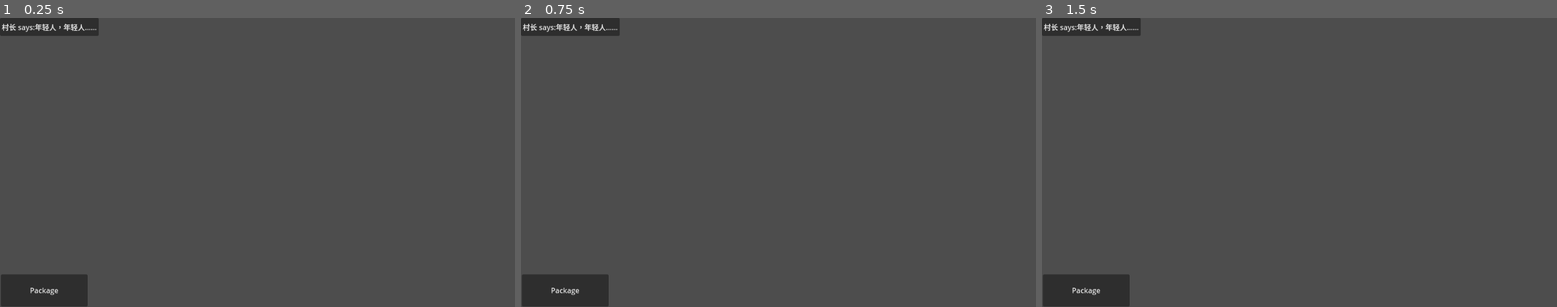
Above: before the commit, frames 1-3 (left to right).
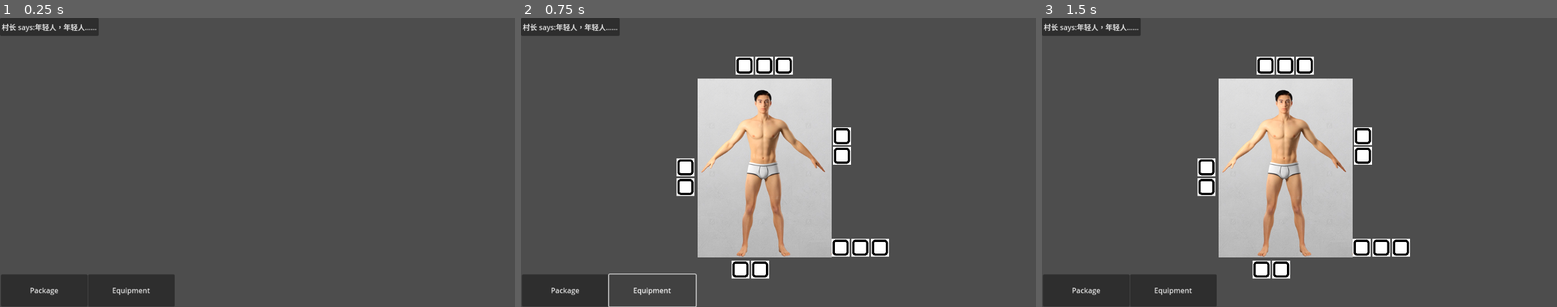
Above: after the commit, the same moments.

Repository: yunfengxs/gamer
Game: Godot game, scene res://game.tscn
Two runs of this game, one before a commit and one after it. Both use one fixed random seed, a clock stepped at 60 frames per second and the inputs below. The engine's default icon, where the game draws it, is replaced by a stand-in: a white triangle on a blue panel in a dark square.
Inputs (mouse positions are in pixels of both pictures, inside the frame that each line leads up to):
- Up to frame 1 (0.25 s): no input
- Up to frame 2 (0.75 s): click (654, 289) at 0.5 s, where only the run after the commit has a clickable "Equipment"
- Up to frame 3 (1.5 s): click (1361, 249) at 1.27 s

The runs differ from the first frame. In frame 1, 1.8% of the frame differs, in the area x 17-34%, y 88-100%; in frame 2, 19%; in frame 3, 20%, in the area x 17-72%, y 13-100%.

Commit message:
change equipment

Diff:
--- /dev/null
+++ b/StoryGame/equipment.tscn
@@ -0,0 +1,108 @@
+[gd_scene load_steps=3 format=3 uid="uid://baoooqki0qqhi"]
+
+[ext_resource type="Texture2D" uid="uid://7d3bf4gq44sf" path="res://people.png" id="1_u1orh"]
+[ext_resource type="Texture2D" uid="uid://bhvsryycg18n4" path="res://empty.png" id="2_iovgn"]
+
+[node name="Equipment" type="Control"]
+layout_mode = 3
+anchors_preset = 0
+
+[node name="TextureRect" type="TextureRect" parent="."]
+layout_mode = 0
+offset_left = 395.0
+offset_top = 136.0
+offset_right = 695.0
+offset_bottom = 537.0
+texture = ExtResource("1_u1orh")
+
+[node name="Control" type="Control" parent="."]
+anchors_preset = 0
+offset_left = 277.0
+offset_top = 55.0
+offset_right = 821.0
+offset_bottom = 589.0
+
+[node name="body" type="HBoxContainer" parent="Control"]
+layout_mode = 1
+anchors_preset = -1
+anchor_right = 0.074
+anchor_bottom = 0.075
+offset_left = 418.0
+offset_top = 440.0
+offset_right = 585.744
+offset_bottom = 445.95
+
+[node name="xiong" type="TextureButton" parent="Control/body"]
+layout_mode = 2
+texture_normal = ExtResource("2_iovgn")
+
+[node name="fubu" type="TextureButton" parent="Control/body"]
+layout_mode = 2
+texture_normal = ExtResource("2_iovgn")
+
+[node name="xiati" type="TextureButton" parent="Control/body"]
+layout_mode = 2
+texture_normal = ExtResource("2_iovgn")
+
+[node name="right" type="VBoxContainer" parent="Control"]
+layout_mode = 2
+offset_left = 421.0
+offset_top = 190.0
+offset_right = 468.0
+offset_bottom = 420.0
+
+[node name="youbi" type="TextureButton" parent="Control/right"]
+layout_mode = 2
+texture_normal = ExtResource("2_iovgn")
+
+[node name="youshou" type="TextureButton" parent="Control/right"]
+layout_mode = 2
+texture_normal = ExtResource("2_iovgn")
+
+[node name="head" type="HBoxContainer" parent="Control"]
+layout_mode = 0
+offset_left = 203.0
+offset_top = 32.0
+offset_right = 375.0
+offset_bottom = 86.0
+
+[node name="toubu" type="TextureButton" parent="Control/head"]
+layout_mode = 2
+texture_normal = ExtResource("2_iovgn")
+
+[node name="mianbu" type="TextureButton" parent="Control/head"]
+layout_mode = 2
+texture_normal = ExtResource("2_iovgn")
+
+[node name="ershi" type="TextureButton" parent="Control/head"]
+layout_mode = 2
+texture_normal = ExtResource("2_iovgn")
+
+[node name="foot" type="HBoxContainer" parent="Control"]
+offset_left = 194.0
+offset_top = 489.0
+offset_right = 341.0
+offset_bottom = 541.0
+
+[node name="tuibu" type="TextureButton" parent="Control/foot"]
+layout_mode = 2
+texture_normal = ExtResource("2_iovgn")
+
+[node name="jiaobu" type="TextureButton" parent="Control/foot"]
+layout_mode = 2
+texture_normal = ExtResource("2_iovgn")
+
+[node name="left" type="VBoxContainer" parent="Control"]
+layout_mode = 0
+offset_left = 71.0
+offset_top = 260.0
+offset_right = 124.0
+offset_bottom = 376.0
+
+[node name="zuobi" type="TextureButton" parent="Control/left"]
+layout_mode = 2
+texture_normal = ExtResource("2_iovgn")
+
+[node name="zuoshou" type="TextureButton" parent="Control/left"]
+layout_mode = 2
+texture_normal = ExtResource("2_iovgn")
--- a/StoryGame/game.gd
+++ b/StoryGame/game.gd
@@ -7,6 +7,7 @@
 	GameLoader.init()
 	procNode(GameLoader.AllNodes.get("Begin"))
 	$Bag.pressed.connect(_on_open_bag_pressed)
+	$Equipment.pressed.connect(_on_open_equipment_pressed)
 
 # Called every frame. 'delta' is the elapsed time since the previous frame.
 func _process(delta):
@@ -174,3 +175,8 @@
 	# 你可以在这里更新UI以显示该槽位为空
 	var item_slot = get_node(str(slot_index))
 	item_slot.add_icon_override("icon", preload("res://icon.svg"))
+
+func _on_open_equipment_pressed():
+	var equipment = load("res://equipment.tscn")
+	var equipment_ins = equipment.instantiate()
+	add_child(equipment_ins)
--- a/StoryGame/game.tscn
+++ b/StoryGame/game.tscn
@@ -11,3 +11,10 @@
 offset_right = 196.0
 offset_bottom = 647.0
 text = "Package"
+
+[node name="Equipment" type="Button" parent="."]
+offset_left = 197.0
+offset_top = 575.0
+offset_right = 391.0
+offset_bottom = 647.0
+text = "Equipment"
Binary file added: StoryGame/people.png
Not shown, added: StoryGame/people.png.import
